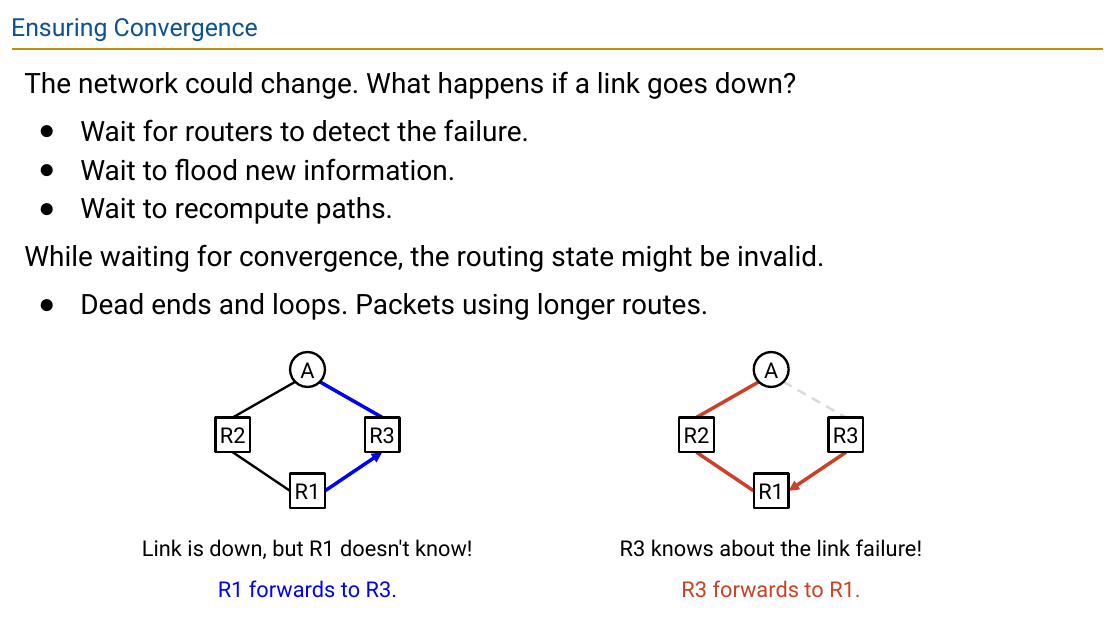
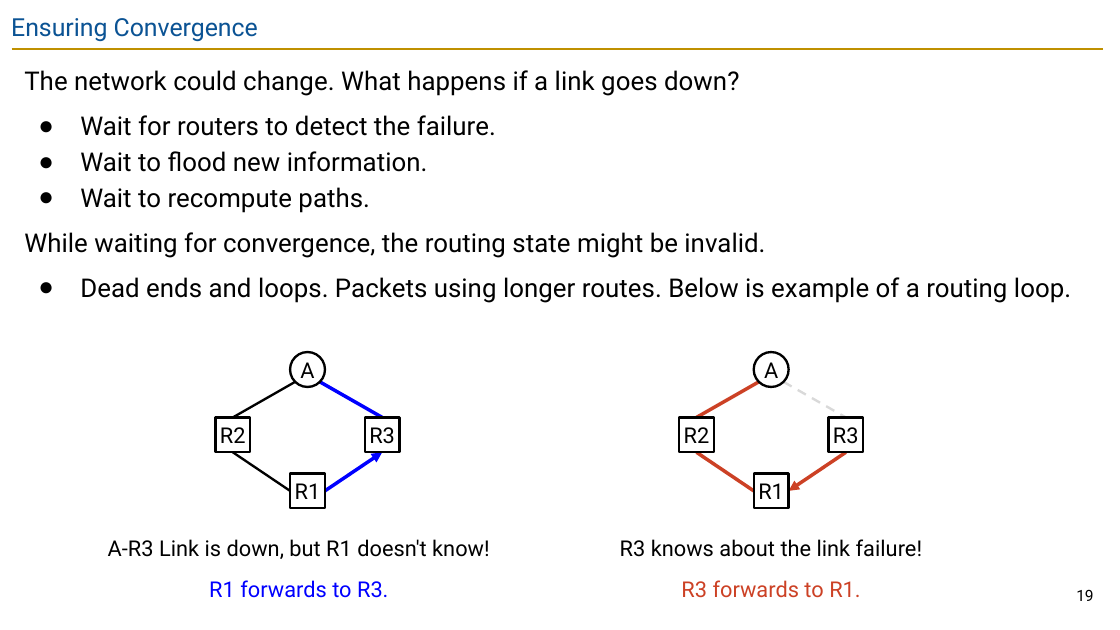
Before and after one commit to guhofstra/CSC175Sp26, a slide deck: slide 19 of PPTs/Lecture 5.3 - Link-State.pptx. Drawn at 1120x630 pixels with LibreOffice and Linux fonts; fonts in the diff are those of the drawing. Boxes give left, top, right and bottom in pixels: in the first picture for what was removed or moved away, otherwise in the second. Text is boxed around its words. In the diff, an @@ line names an element or a change of style, - is before the commit and + after.

```diff
--- a/PPTs/Lecture 5.3 - Link-State.pptx
+++ b/PPTs/Lecture 5.3 - Link-State.pptx
@@ text at (x1=24, y1=70, x2=765, y2=258): size 18 to 16.6 pt in "The network could change. What happens if ...", "Wait for routers to detect the failure.", "Wait to flood new information.", "Wait to recompute paths." and 1 more places @@
@@ text at (x1=80, y1=277, x2=1071, y2=303): text changed; size 18 to 16.6 pt @@
-● Dead ends and loops. Packets using longer routes.
+● Dead ends and loops. Packets using longer routes. Below is example of a routing loop.
@@ text "A-R3 Link is down, but ..." moved from (x1=142, y1=539, x2=473, y2=598) to (x1=108, y1=539, x2=490, y2=598) @@
@@ text at (x1=108, y1=539, x2=490, y2=559): text changed @@
-Link is down, but R1 doesn't know!
+A-R3 Link is down, but R1 doesn't know!
@@ page number added at (x1=1076, y1=589, x2=1093, y2=601), 10 pt, text #000000 @@
+19
```
Also in this commit, not shown: 18 other slides changed, 1 slide added, 5 other files.
